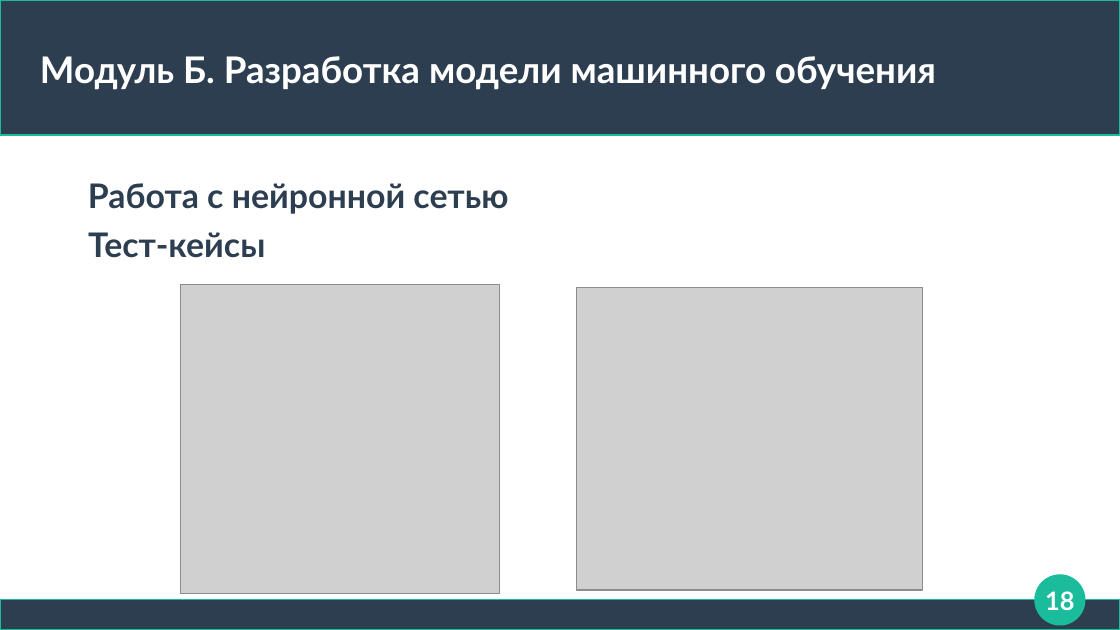
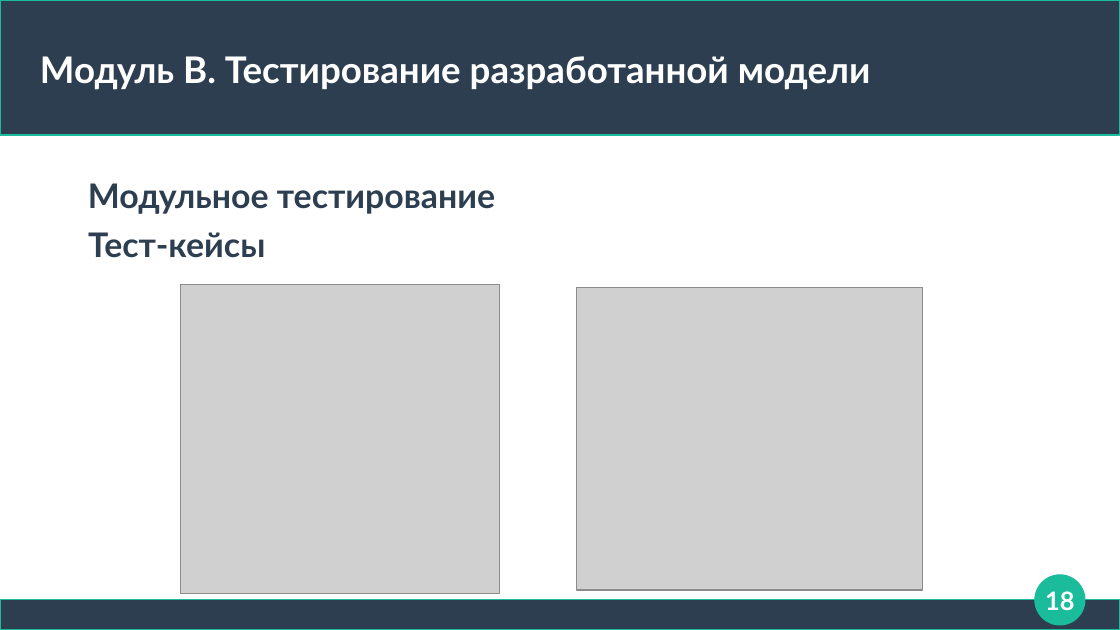
Before and after one commit to Rainfue/NLP-summary, a slide deck: slide 18 of Module4/presentation.odp. Drawn at 1120x630 pixels with LibreOffice and Linux fonts; fonts in the diff are those of the drawing; grey boxes stand for pictures. Boxes give left, top, right and bottom in pixels: in the first picture for what was removed or moved away, otherwise in the second. Text is boxed around its words. In the diff, an @@ line names an element or a change of style, - is before the commit and + after.

```diff
--- a/Module4/presentation.odp
+++ b/Module4/presentation.odp
@@ title at [40, 56, 871, 90]: text changed @@
-Модуль Б. Разработка модели машинного обучения
+Модуль В. Тестирование разработанной модели
@@ text at [88, 183, 495, 214]: text changed @@
-Работа с нейронной сетью
+Модульное тестирование
```
Also in this commit, not shown: 4 other slides changed, 1 other file.
